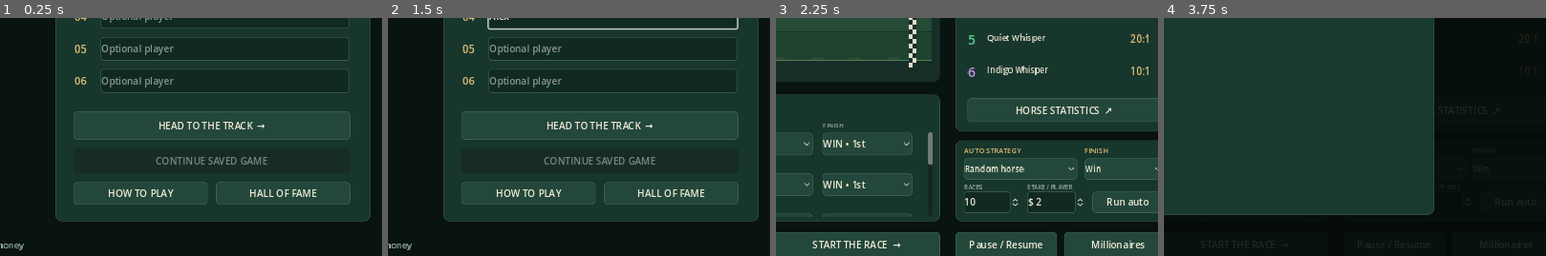
Above: before the commit, frames 1-4 (left to right).
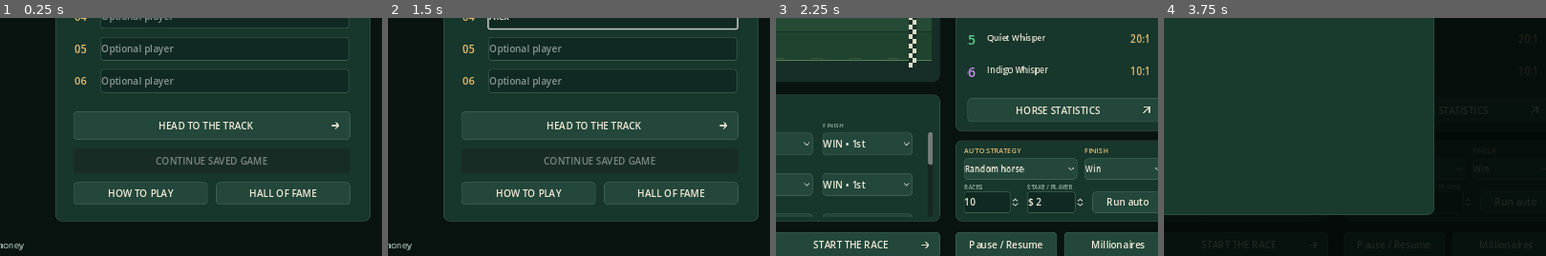
Above: after the commit, the same moments.

Repository: rknell/race-the-nags
Game: Godot game, scene res://scenes/main.tscn
The game is run twice, just before and just after one commit, with the same random seed, the same clock (stepped at 60 frames per second) and the same inputs.
Inputs (mouse positions are % of the whole screen's width and height, from its top left):
- Up to frame 1 (0.25 s): no input
- Up to frame 2 (1.5 s): click (75, 27) at 0.52 s; type "Alex" at 0.6 s; click (75, 34) at 0.75 s; type "Alex" at 0.83 s; click (75, 40) at 0.98 s; type "Alex" at 1.07 s; click (75, 47) at 1.27 s; type "Alex" at 1.35 s
- Up to frame 3 (2.25 s): click (75, 54) at 1.5 s; type "Alex" at 1.58 s; click (75, 61) at 1.73 s; type "Alex" at 1.82 s; click "HEAD TO THE TRACK →" (after the commit: "HEAD TO THE TRACK") at 2 s
- Up to frame 4 (3.75 s): click "Save" at 2.75 s; click "Records" at 3.5 s
The pictures show only the part of the screen within x 46-96%, y 47-97%; the shares and areas given below are measured in that part.

The runs differ from the first frame. In frame 1, 0.3% of the frame differs, in the area x 43-89%, y 43-47%; in frame 2, 0.3%; in frame 3, 0.6%, in the area x 9-98%, y 37-97%; in frame 4, less than 0.1%.

Commit message:
Render button arrows as SVG icons on the web

Diff:
--- /dev/null
+++ b/godot/assets/public/ui/arrow-right.svg
@@ -0,0 +1 @@
+<svg xmlns="http://www.w3.org/2000/svg" width="16" height="16" viewBox="0 0 16 16"><path d="M2 8h11M8 3l5 5-5 5" fill="none" stroke="white" stroke-width="1.75" stroke-linecap="round" stroke-linejoin="round"/></svg>
--- /dev/null
+++ b/godot/assets/public/ui/arrow-up-right.svg
@@ -0,0 +1 @@
+<svg xmlns="http://www.w3.org/2000/svg" width="16" height="16" viewBox="0 0 16 16"><path d="M3 13 13 3M4 3h9v9" fill="none" stroke="white" stroke-width="1.75" stroke-linecap="round" stroke-linejoin="round"/></svg>
--- a/godot/scripts/main.gd
+++ b/godot/scripts/main.gd
@@ -3,6 +3,8 @@
 const Track = preload("res://scripts/track.gd")
 const Artwork = preload("res://scripts/artwork.gd")
 const HistorySimulation = preload("res://scripts/history_simulation.gd")
+const ARROW_RIGHT = preload("res://assets/public/ui/arrow-right.svg")
+const ARROW_UP_RIGHT = preload("res://assets/public/ui/arrow-up-right.svg")
 const CREAM := Color("f1ead7")
 const MUTED := Color("9eb7a7")
 const GOLD := Color("e6c278")
@@ -58,6 +60,8 @@
 	custom.set_color("font_color", "Label", CREAM)
 	custom.set_color("font_color", "Button", CREAM)
 	custom.set_color("font_hover_color", "Button", GOLD)
+	custom.set_color("icon_normal_color", "Button", CREAM)
+	custom.set_color("icon_hover_color", "Button", GOLD)
 	custom.set_stylebox("normal", "Button", box(Color("23473b"), 6, Color("416554")))
 	custom.set_stylebox("hover", "Button", box(Color("355e49"), 6, GOLD))
 	custom.set_stylebox("pressed", "Button", box(Color("43674b"), 6, GOLD))
@@ -156,13 +160,21 @@
 	parent.add_child(l)
 	return l
 
-func button_at(parent: Node, text_value: String, rect: Rect2, callback: Callable) -> Button:
+func button_at(parent: Node, text_value: String, rect: Rect2, callback: Callable, icon: Texture2D = null) -> Button:
 	var b := Button.new()
 	b.text = text_value
+	b.icon = icon
+	b.icon_alignment = HORIZONTAL_ALIGNMENT_RIGHT
 	b.position = rect.position
 	b.size = rect.size
 	b.pressed.connect(callback)
 	parent.add_child(b)
+	if icon != null:
+		for state in ["normal", "hover", "pressed", "disabled", "hover_pressed"]:
+			var style: StyleBox = b.get_theme_stylebox(state).duplicate()
+			style.content_margin_left = 16
+			style.content_margin_right = 16
+			b.add_theme_stylebox_override(state, style)
 	return b
 
 func reset_body() -> void:
@@ -226,7 +238,7 @@
 		edit.text_changed.connect(func(_text): remember_name_entries())
 		p.add_child(edit)
 		names.append(edit)
-	button_at(p, "HEAD TO THE TRACK  →", Rect2(30, 451, 464, 48), start_new)
+	button_at(p, "HEAD TO THE TRACK", Rect2(30, 451, 464, 48), start_new, ARROW_RIGHT)
 	var resume := button_at(p, "CONTINUE SAVED GAME", Rect2(30, 513, 464, 42), load_game)
 	resume.disabled = not FileAccess.file_exists(save_path)
 	button_at(p, "HOW TO PLAY", Rect2(30, 570, 225, 38), show_help)
@@ -364,9 +376,9 @@
 		recent.clip_text = true
 		recent_labels.append(recent)
 	if model.mode == Model.FORM:
-		button_at(card, "RACING FORM  ↗", Rect2(20, 414, 324, 40), show_racing_form)
+		button_at(card, "RACING FORM", Rect2(20, 414, 324, 40), show_racing_form, ARROW_UP_RIGHT)
 	else:
-		button_at(card, "HORSE STATISTICS  ↗", Rect2(20, 414, 324, 40), show_stats)
+		button_at(card, "HORSE STATISTICS", Rect2(20, 414, 324, 40), show_stats, ARROW_UP_RIGHT)
 	var bets := panel(body, Rect2(28, 508, 834, 213))
 	label_at(bets, "THE BETTING SLIP", Vector2(18, 12), 16, GOLD)
 	label_at(bets, "PLAYER / BANKROLL", Vector2(18, 43), 11, MUTED)
@@ -475,7 +487,7 @@
 	auto_amount.tooltip_text = "Fixed stake per player per race; $0 uses 10% of bankroll"
 	auto_panel.add_child(auto_amount)
 	auto_button = button_at(auto_panel, "Run auto", Rect2(229, 86, 120, 36), toggle_auto)
-	primary_button = button_at(body, "", Rect2(582, 739, 280, 44), primary_action)
+	primary_button = button_at(body, "", Rect2(582, 739, 280, 44), primary_action, ARROW_RIGHT)
 	notice = label_at(body, "F1 Help   F8 Save   F10 Sound   Alt+S Stats", Vector2(28, 752), 13, MUTED)
 	notice.size.x = 540
 	notice.clip_text = true
@@ -618,10 +630,12 @@
 		row.horse.select(int(p.horse))
 		row.kind.select(int(p.kind))
 	update_bet_markers()
-	primary_button.text = "START THE RACE  →" if model.phase == "BETTING" else ("NEXT RACE  →" if model.phase == "RESULTS" else "RACE IN PROGRESS…")
+	primary_button.text = "START THE RACE" if model.phase == "BETTING" else ("NEXT RACE" if model.phase == "RESULTS" else "RACE IN PROGRESS…")
+	primary_button.icon = ARROW_RIGHT if model.phase in ["BETTING", "RESULTS"] else null
 	primary_button.disabled = model.phase == "RACING" or not model.can_play()
 	if not model.can_play() and model.phase != "RACING":
 		primary_button.text = "BANKROLLS EMPTY"
+		primary_button.icon = null
 
 func primary_action() -> void:
 	if not in_game or dialog_layer:
@@ -756,7 +770,7 @@
 		label_at(p, money(int(r.net)), Vector2(475, y), 16, GOLD if int(r.net) > 0 else MUTED)
 		label_at(p, money(int(model.players[i].cash)), Vector2(650, y), 16)
 	label_at(p, "Race void: four runners are out. All stakes refunded." if model.void_race else ("All finishers are official. Return includes your original stake." if model.mode == Model.FORM else "Top three are official. Return includes your original stake."), Vector2(28, 520), 14, MUTED)
-	button_at(p, "BACK TO THE TRACK  →", Rect2(28, 564, 530 if model.auto_remaining > 0 else 790, 42), finish_results)
+	button_at(p, "BACK TO THE TRACK", Rect2(28, 564, 530 if model.auto_remaining > 0 else 790, 42), finish_results, ARROW_RIGHT)
 	if model.auto_remaining > 0 and model.can_play():
 		results_auto_button = button_at(p, "CANCEL AUTO", Rect2(578, 564, 240, 42), cancel_auto)
 		results_auto_button.tooltip_text = "Stop here without placing another bet."
@@ -809,7 +823,7 @@
 		label_at(p, money(int(player.cash)), Vector2(450, y), 20, GOLD)
 		label_at(p, money(int(player.cash) - 5000), Vector2(680, y), 20, MUTED)
 	game_over_countdown = label_at(p, "Returning home in %d…" % int(GAME_OVER_SECONDS), Vector2(32, 537), 18, MUTED)
-	button_at(p, "HOME  /  START AGAIN  →", Rect2(32, 585, 836, 44), show_title).grab_focus()
+	button_at(p, "HOME  /  START AGAIN", Rect2(32, 585, 836, 44), show_title, ARROW_RIGHT).grab_focus()
 	play_death_music()
 
 func show_help() -> void:
--- a/godot/tests/ui_test.gd
+++ b/godot/tests/ui_test.gd
@@ -24,6 +24,7 @@
 	await process_frame
 	check(main.model.players.size() == 6, "Six-player setup")
 	check(main.track.frames.size() == 30, "Recovered sprite textures loaded")
+	check(main.primary_button.text == "START THE RACE" and main.primary_button.icon != null, "Start action uses a texture instead of a font arrow")
 	main.bet_rows[0].amount.value = 10
 	main.bet_rows[0].horse.select(3)
 	main.bet_rows[0].kind.select(2)
@@ -33,6 +34,7 @@
 	check(main.track.backers(3).has("PUNTER 0") and not main.track.backers(0).has("PUNTER 0"), "Lane marker follows edited pick")
 	main.primary_button.pressed.emit()
 	check(main.model.phase == "RACING", "Start button begins race")
+	check(main.primary_button.icon == null, "Racing status clears the action arrow")
 	check(main.model.players[0].cash == 4000, "Bet deducted once")
 	check(main.model.players[0].horse == 3 and main.model.players[0].kind == 2, "UI bet selection applied")
 	main.model.advance(2)
@@ -73,6 +75,7 @@
 	main.close_modal()
 	main.model.advance(1000)
 	main.update_game()
+	check(main.primary_button.text == "NEXT RACE" and main.primary_button.icon != null, "Results restore the next-race arrow texture")
 	main.show_results()
 	check(main.model.phase == "RESULTS" and main.dialog_layer != null, "Results modal shown")
 	main.finish_results()
Not shown, added: godot/assets/public/ui/arrow-right.svg.import
Not shown, added: godot/assets/public/ui/arrow-up-right.svg.import
